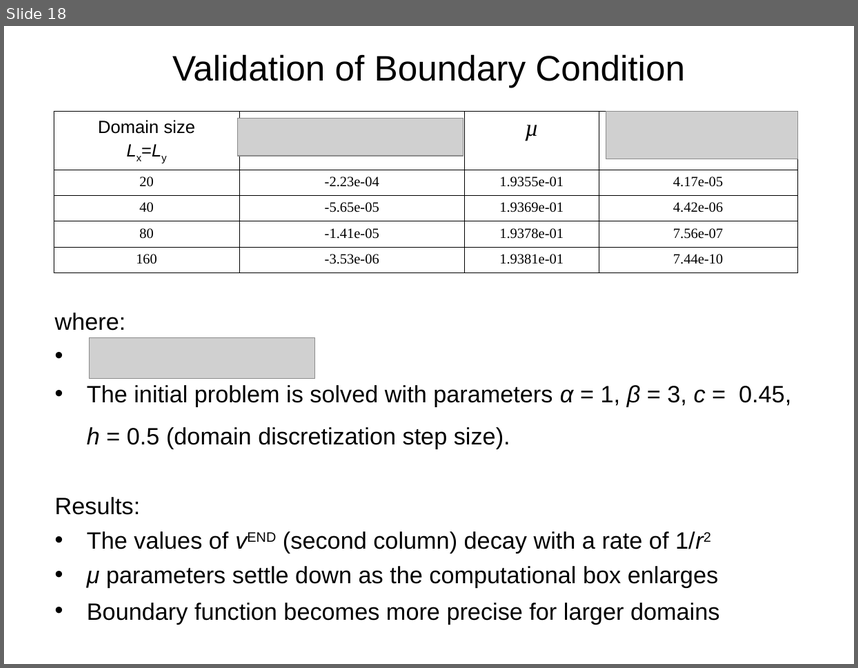
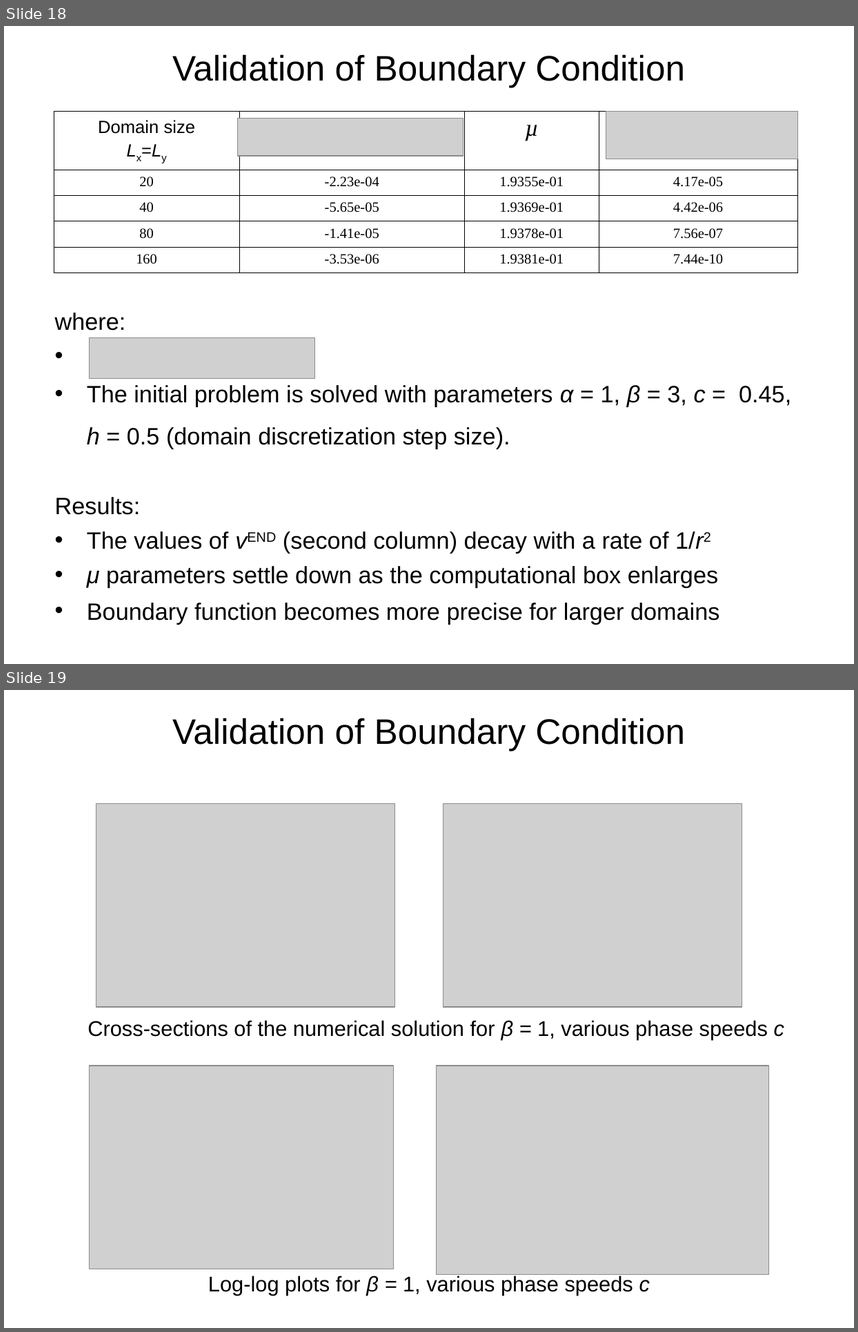
Before and after one commit to CloakMe/Boussinesq, a slide deck: Docu/Presentation Linz/Presentation.ppt. Shown one above the other, each under a label of ours: slide 18 before the commit, slides 18 and 19 after it. The pictures are 858x668 and 858x1332 pixels, drawn with LibreOffice and Linux fonts; fonts in the diff are those of the drawing; grey boxes stand for pictures. Boxes give left, top, right and bottom in pixels: in the first picture for what was removed or moved away, otherwise in the second. Text is boxed around its words. In the diff, an @@ line names an element or a change of style, - is before the commit and + after.

```diff
--- a/Docu/Presentation Linz/Presentation.ppt
+++ b/Docu/Presentation Linz/Presentation.ppt
@@ slide 19 added at (x1=4, y1=690, x2=854, y2=1328), background #FFFFFF @@
@@ text added at (x1=172, y1=718, x2=685, y2=751), 30 pt, text #000000 @@
+Validation of Boundary Condition
@@ picture added at (x1=96, y1=803, x2=394, y2=1006) @@
@@ picture added at (x1=444, y1=803, x2=742, y2=1006) @@
@@ text added at (x1=87, y1=1020, x2=784, y2=1040), 18 pt, text #000000 @@
+Cross-sections of the numerical solution for β = 1, various phase speeds c
@@ picture added at (x1=89, y1=1066, x2=393, y2=1269) @@
@@ picture added at (x1=436, y1=1066, x2=769, y2=1275) @@
@@ title added at (x1=208, y1=1275, x2=650, y2=1295), 18 pt, text #000000 @@
+Log-log plots for β = 1, various phase speeds c
```
Also in this commit, not shown: 9 slides changed, 2 other slides added, 1 slide removed.
